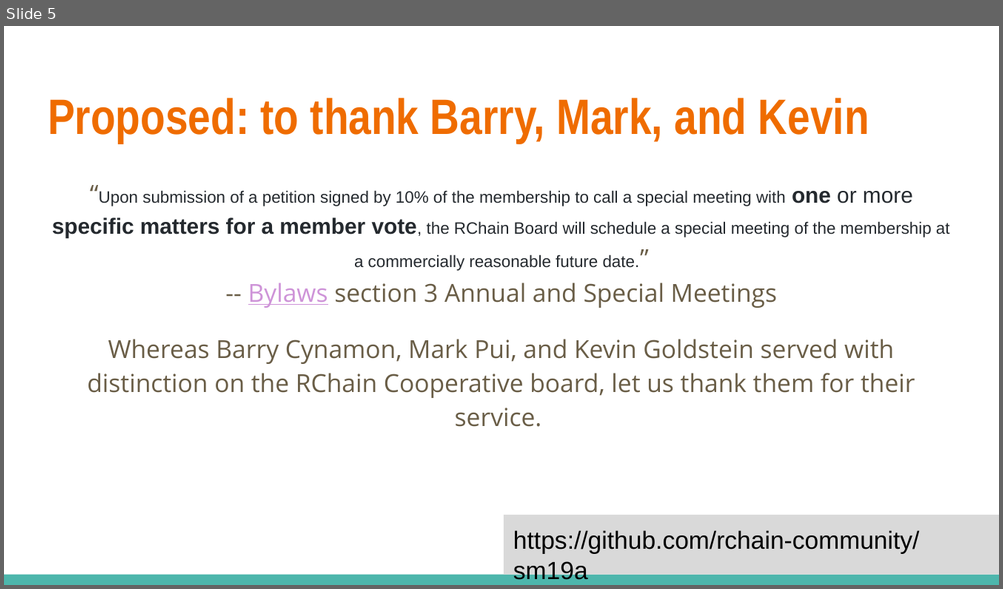
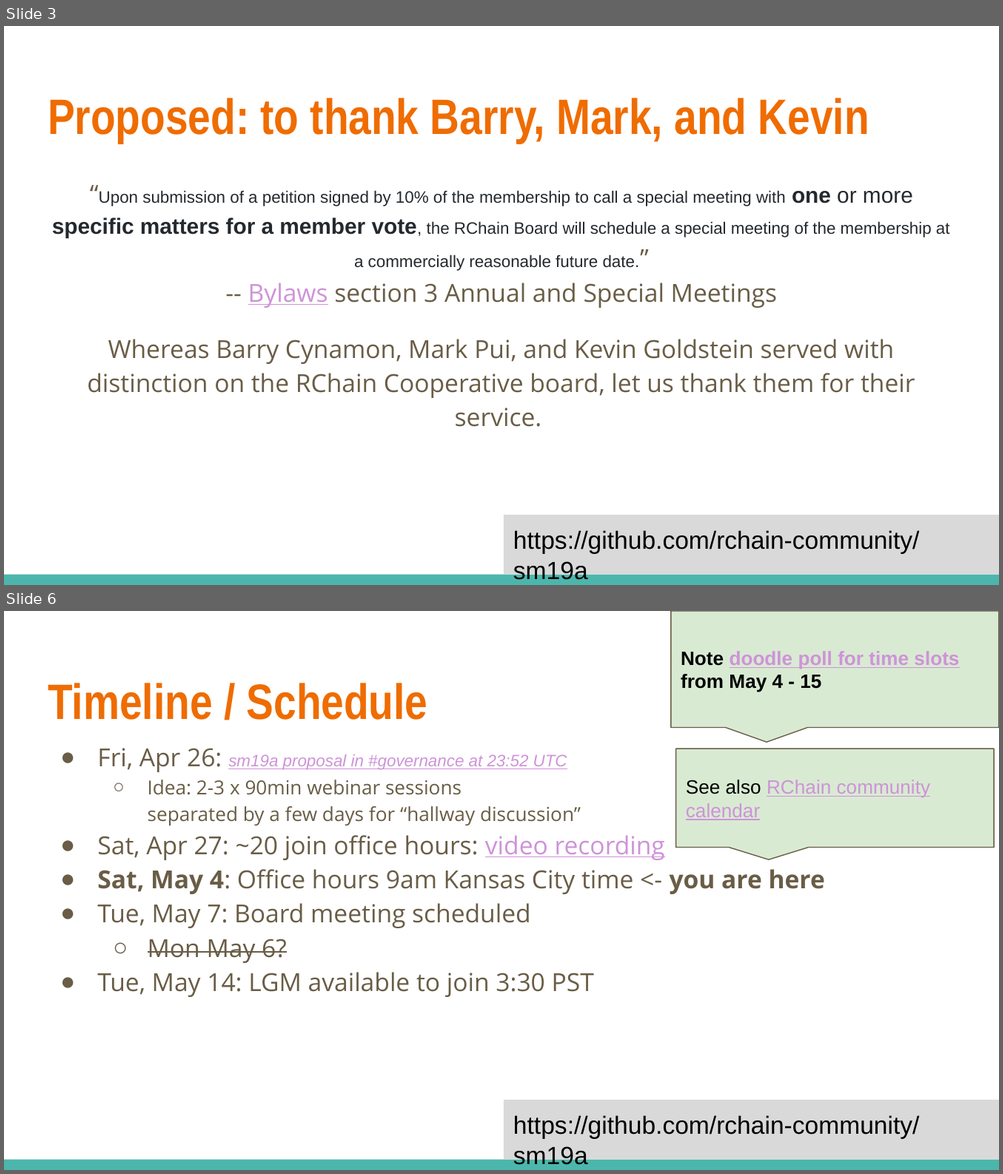
Before and after one commit to rchain-community/sm19a, a slide deck: sm19a-meeting-notes.odp. Shown one above the other, each under a label of ours: slide 5 before the commit, slides 3 and 6 after it; the slides between them are not shown. The pictures are 1003x589 and 1003x1174 pixels, drawn with LibreOffice and Linux fonts; fonts in the diff are those of the drawing. Boxes give left, top, right and bottom in pixels: in the first picture for what was removed or moved away, otherwise in the second. Text is boxed around its words. In the diff, an @@ line names an element or a change of style, - is before the commit and + after.

Commit message:
meeting slides as of May 4 session

```diff
--- a/sm19a-meeting-notes.odp
+++ b/sm19a-meeting-notes.odp
@@ slide 6 added at [4, 611, 999, 1170], background #FFFFFF; not listed: 2 template elements that a slide beside it also shows @@
@@ rounded speech box added at [670, 611, 999, 727], fill #D9EAD3, outline #695D46 0.74 pt, 14 pt, text #CE93D8, bold, underline @@
+Note doodle poll for time slots from May 4 - 15
@@ title added at [48, 683, 428, 720], 36 pt, text #EF6C00, bold @@
+Timeline / Schedule
@@ text added at [97, 748, 825, 997], 18 pt, text #695D46 @@
+● Fri, Apr 26: sm19a proposal in #governance at 23:52 UTC
+  ○ Idea: 2-3 x 90min webinar sessions
+    separated by a few days for “hallway discussion”
+● Sat, Apr 27: ~20 join office hours: video recording
+● Sat, May 4: Office hours 9am Kansas City time <- you are here
+● Tue, May 7: Board meeting scheduled
+  ○ Mon May 6?
+● Tue, May 14: LGM available to join 3:30 PST
@@ rounded speech box added at [675, 749, 993, 848], fill #D9EAD3, outline #695D46 0.74 pt, 14 pt, text #CE93D8, underline @@
+See also RChain community calendar
@@ what was slide 5 is now slide 3 @@
```
Also in this commit, not shown: 5 slides changed, 11 other slides added, 1 slide removed, 2 other files.
